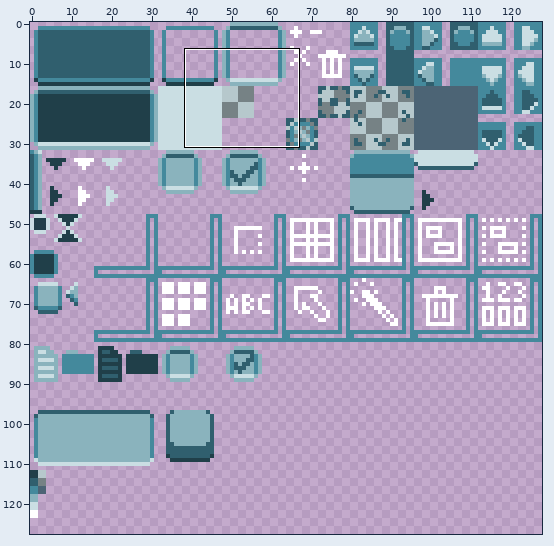
File history of a pixel-art file, res/style.ase. Above: a wide view before the commit, with the close-up outlined.
Close-up. The starting point:
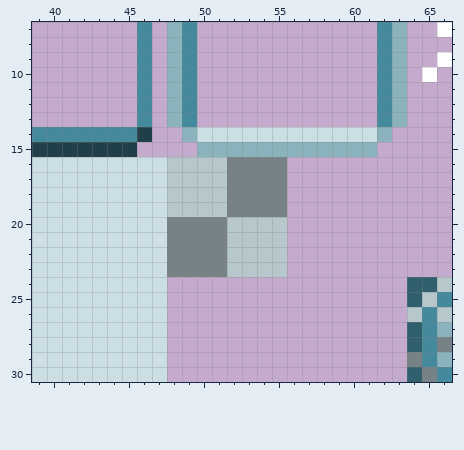
128x128 pixels, 1 frame. Shown: x 39..66, y 7..30.
The result:
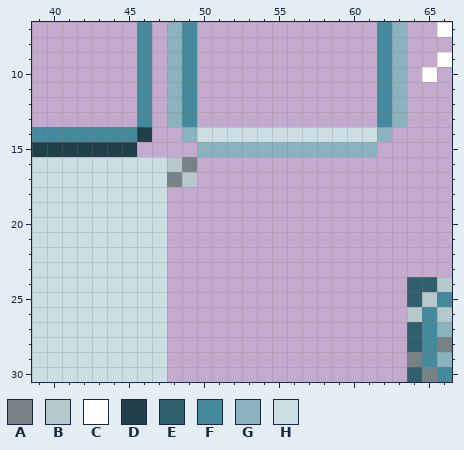
Palette (. is transparent): A #768285  B #b6c8cc  C #ffffff  D #203f49  E #305f6e  F #44899c  G #8ab3bd  H #cadee3
From the commit log: Draw background grid based on grid size settings
Changes in this commit:
Colour A replaces colour B in row 16 at x 49; in row 17 at x 48.
Colour A is gone in rows 16 to 19 at x 52 to 55; in rows 20 to 23 at x 48 to 51.
Colour B is gone in rows 16 to 17 at x 50 to 51; in rows 18 to 19 at x 48 to 51; in rows 20 to 23 at x 52 to 55.
